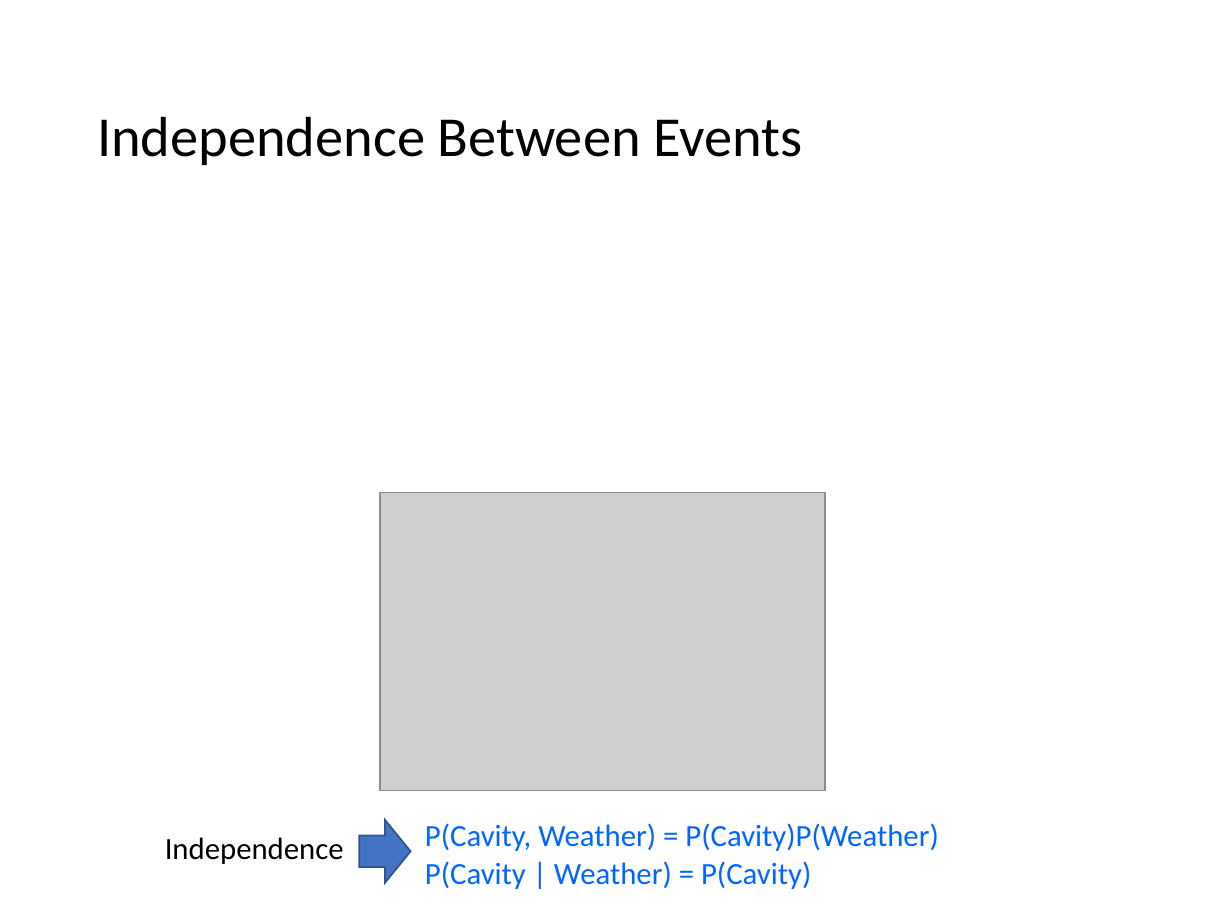
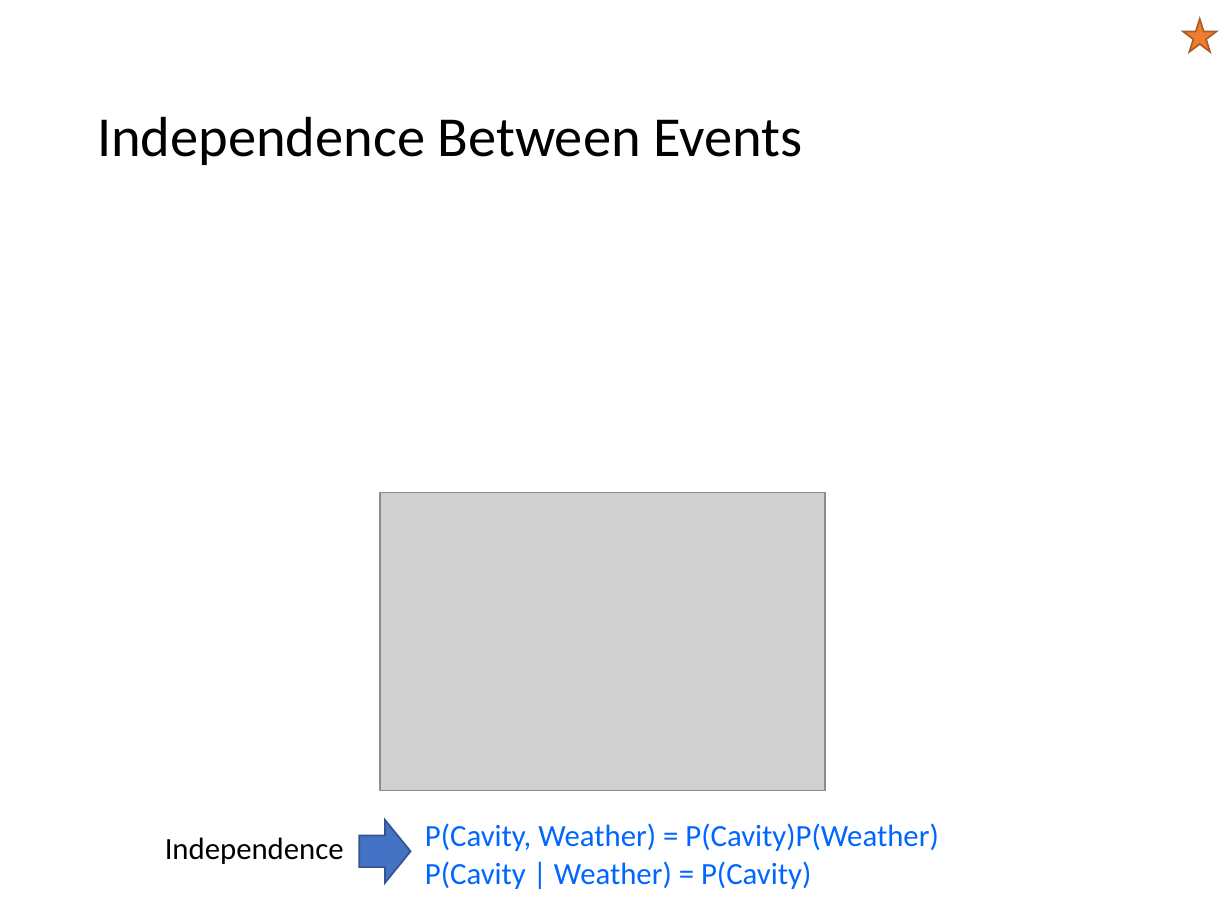
Before and after one commit to mhahsler/CS7320-AI, a slide deck: slide 25 of slides/12_uncertainty.pptx. Drawn at 1232x924 pixels with LibreOffice and Linux fonts; fonts in the diff are those of the drawing; grey boxes stand for pictures. Boxes give left, top, right and bottom in pixels: in the first picture for what was removed or moved away, otherwise in the second. Text is boxed around its words. In the diff, an @@ line names an element or a change of style, - is before the commit and + after.

```diff
--- a/slides/12_uncertainty.pptx
+++ b/slides/12_uncertainty.pptx
@@ star added at [1183, 18, 1216, 52], fill #ED7D31, outline #AF5C24 1 pt @@
```
Also in this commit, not shown: 7 other slides changed, 1 other file.
